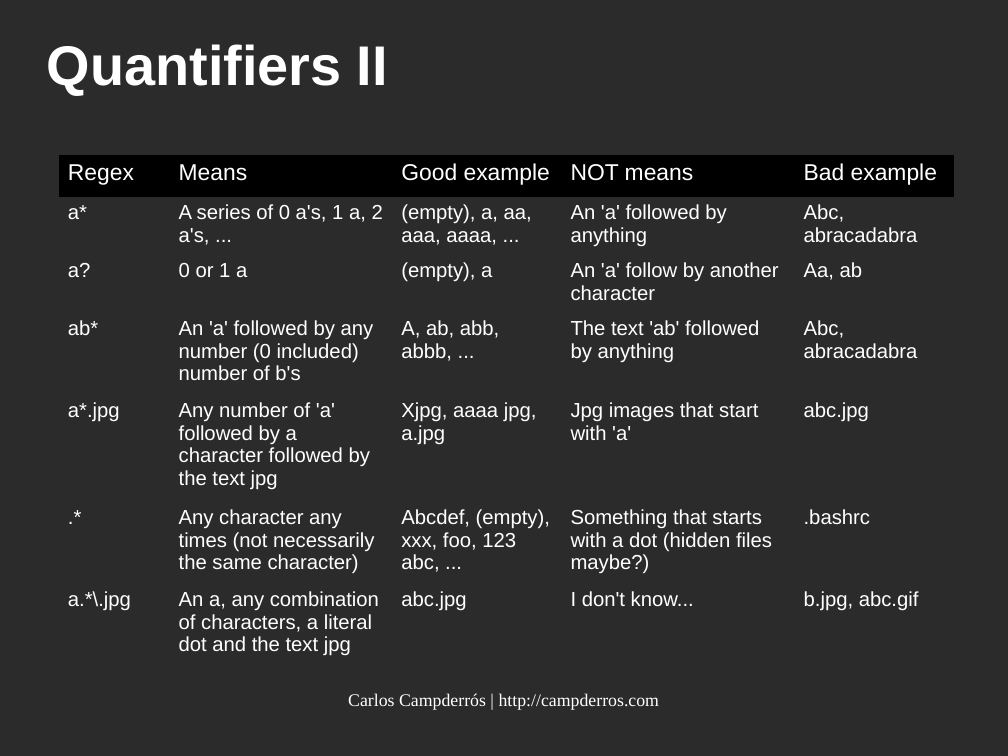
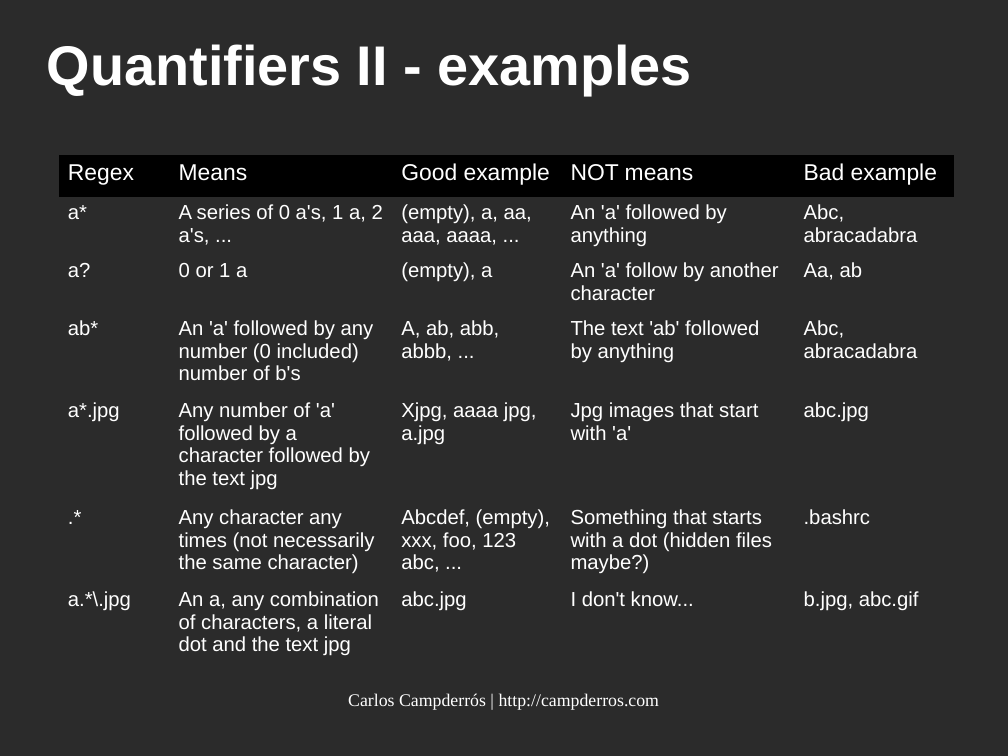
Before and after one commit to kampde/phpRegexTest, a slide deck: slide 9 of regular_expressions.odp. Drawn at 1008x756 pixels with LibreOffice and Linux fonts; fonts in the diff are those of the drawing; background and template pictures are left out; a plain dark background stands for a picture behind light text. Boxes give left, top, right and bottom in pixels: in the first picture for what was removed or moved away, otherwise in the second. Text is boxed around its words. In the diff, an @@ line names an element or a change of style, - is before the commit and + after.

```diff
--- a/regular_expressions.odp
+++ b/regular_expressions.odp
@@ title at [47,44,692,95]: text changed @@
-Quantifiers II
+Quantifiers II - examples
```
Also in this commit, not shown: 3 other slides changed, 9 slides added.
